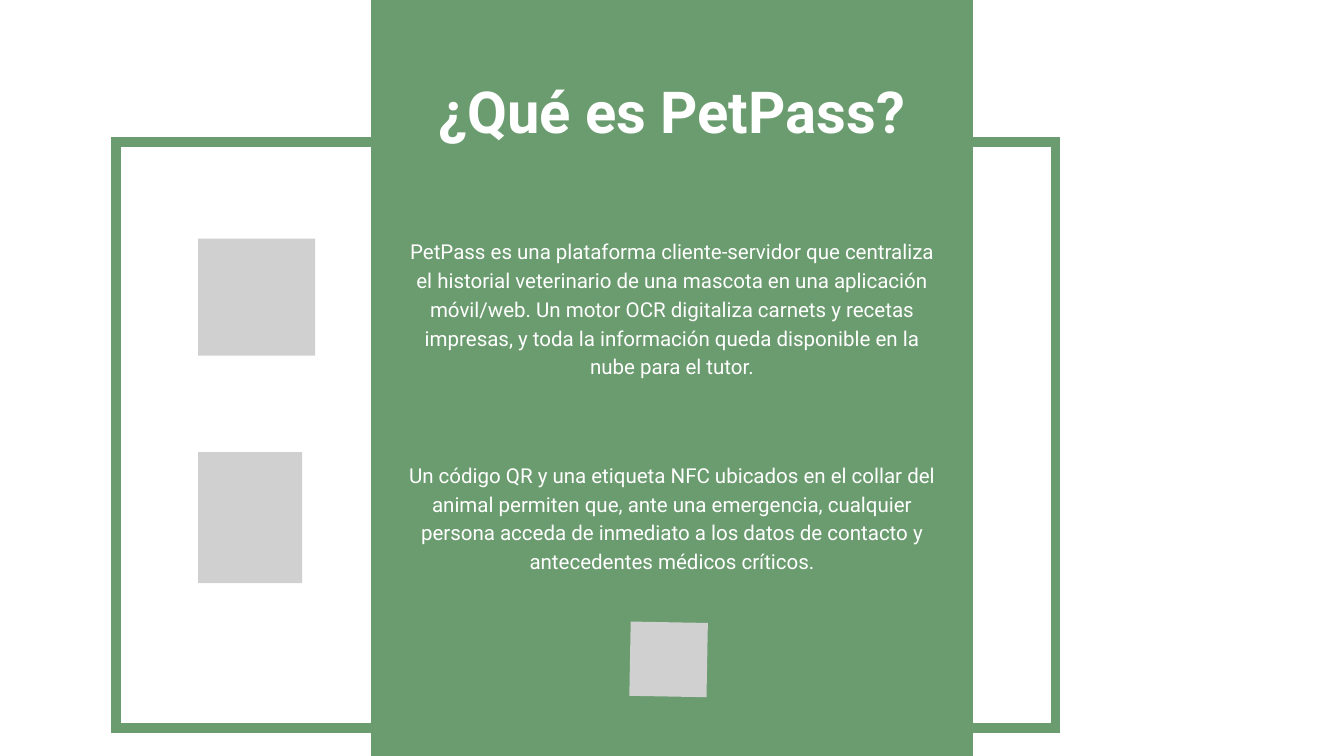
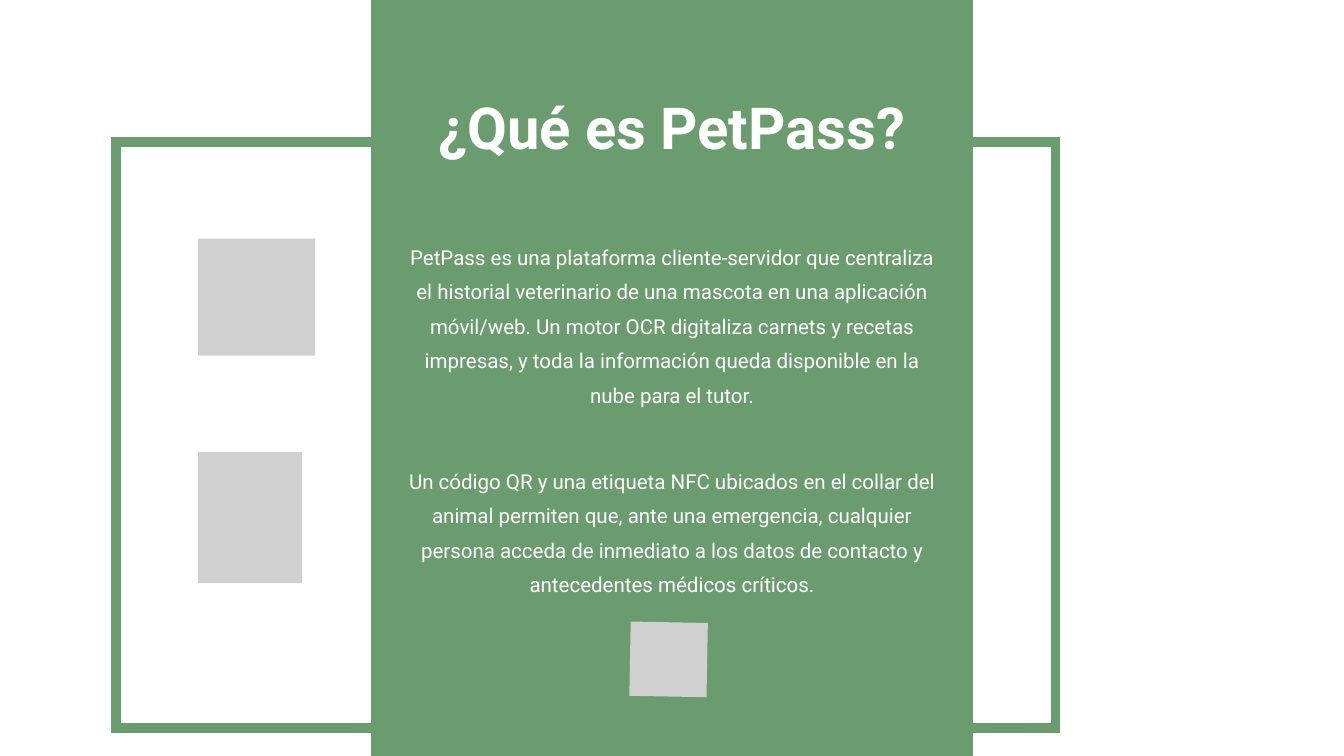
Before and after one commit to samueleliazar/PetPass, a slide deck: slide 2 of Fase 1/Evidencias Grupales/Presentación idea de proyecto.pptx. Drawn at 1344x756 pixels with LibreOffice and Linux fonts; fonts in the diff are those of the drawing; grey boxes stand for pictures. Boxes give left, top, right and bottom in pixels: in the first picture for what was removed or moved away, otherwise in the second. Text is boxed around its words. In the diff, an @@ line names an element or a change of style, - is before the commit and + after.

```diff
--- a/Fase 1/Evidencias Grupales/Presentación idea de proyecto.pptx
+++ b/Fase 1/Evidencias Grupales/Presentación idea de proyecto.pptx
@@ text "¿Qué es PetPass?" at [439,105,905,160]: line spacing 86.8pt to 1.4 @@
@@ text "PetPass es una plataforma cliente-servidor ..." at [410,249,934,407]: line spacing 30.8pt to 1.4 @@
@@ text "Un código QR y una ..." at [409,473,934,563]: line spacing 30.8pt to 1.4 @@
```
Also in this commit, not shown: 10 other slides changed.
